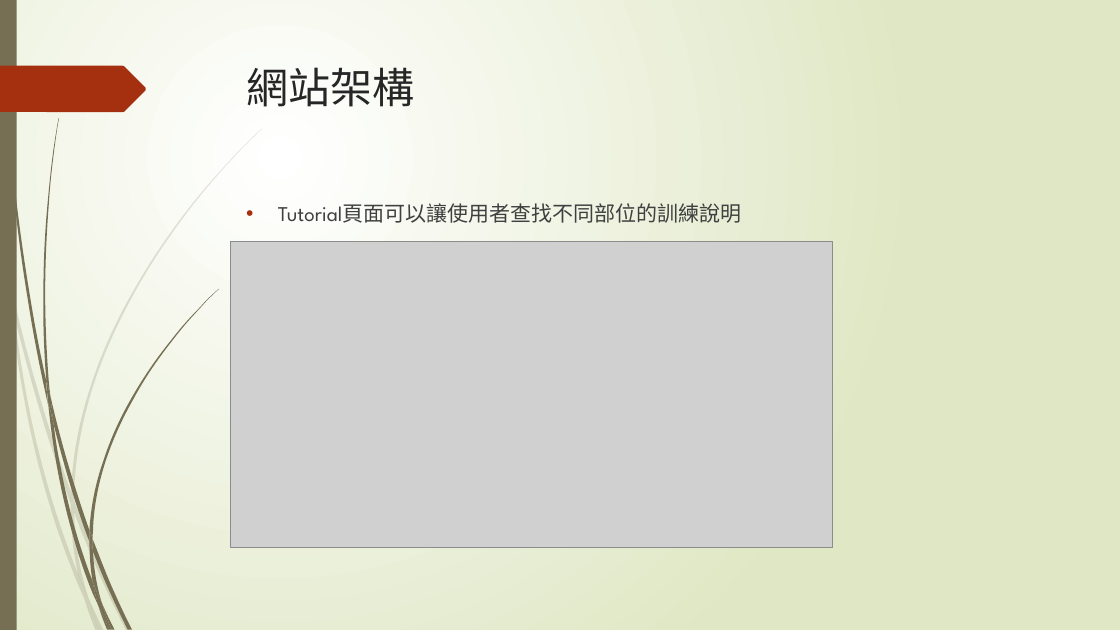
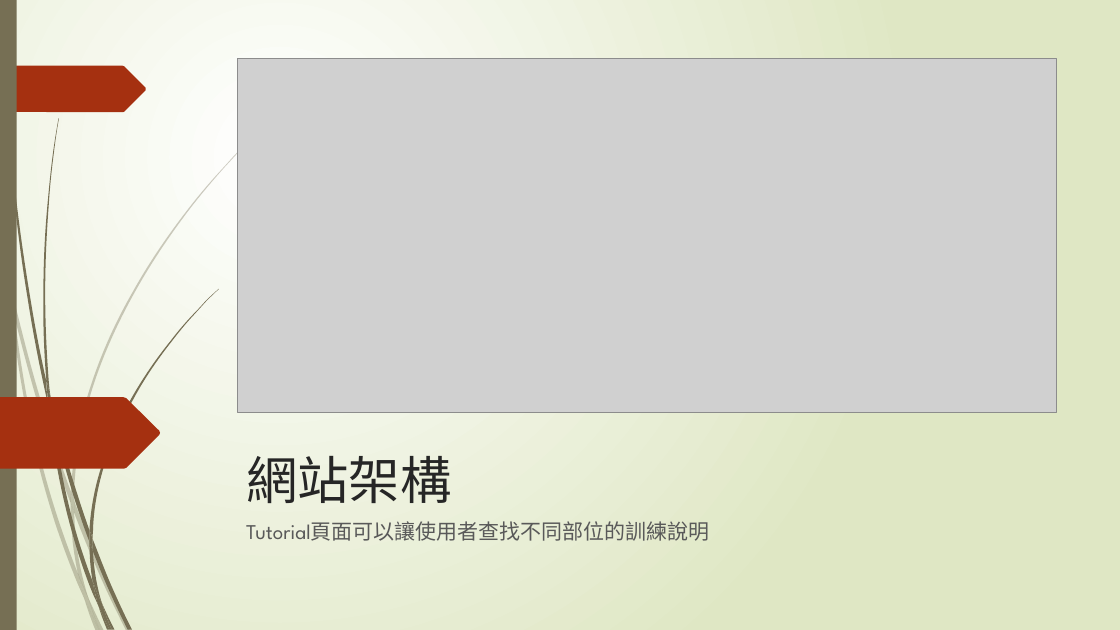
Before and after one commit to james-92/Web_FinalProject, a slide deck: slide 5 of 01157004+01157028.pptx. Drawn at 1120x630 pixels with LibreOffice and Linux fonts; fonts in the diff are those of the drawing; grey boxes stand for pictures. Boxes give left, top, right and bottom in pixels: in the first picture for what was removed or moved away, otherwise in the second. Text is boxed around its words. In the diff, an @@ line names an element or a change of style, - is before the commit and + after.

```diff
--- a/01157004+01157028.pptx
+++ b/01157004+01157028.pptx
@@ rectangle removed at [0, 0, 17, 630] @@
@@ rectangle added at [0, 0, 17, 630], fill #766F54 @@
@@ picture: place and size @@
-picture at [230, 241, 833, 547]
+picture at [238, 58, 1057, 413]
@@ freeform shape added at [0, 397, 160, 469], fill #A53010 @@
@@ title "網站架構": place and size @@
-title "網站架構" at [247, 67, 415, 107]
+title "網站架構" at [246, 456, 451, 503]
@@ title "網站架構" at [246, 456, 451, 503]: size 36 to 44 pt; vertical alignment top to bottom @@
@@ text "Tutorial頁面可以讓使用者查找不同部位的訓練說明": place and size @@
-text "Tutorial頁面可以讓使用者查找不同部位的訓練說明" at [278, 203, 742, 223]
+text "Tutorial頁面可以讓使用者查找不同部位的訓練說明" at [246, 521, 710, 541]
@@ text "Tutorial頁面可以讓使用者查找不同部位的訓練說明" at [246, 521, 710, 541]: text colour #404040 to #595959; bullet • to none @@
@@ group added at [9, 129, 262, 630]: 9 freeform shapes @@
@@ group removed at [3, 0, 218, 630]: 12 freeform shapes @@
@@ group added at [3, 0, 218, 630]: 12 freeform shapes @@
```
Also in this commit, not shown: 8 other slides changed, 6 slides added.
